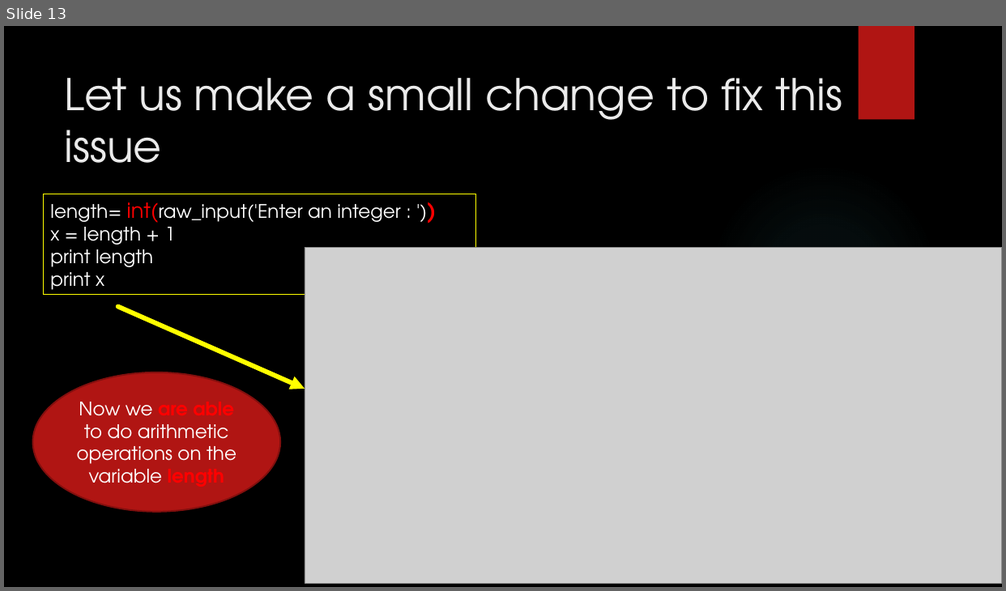
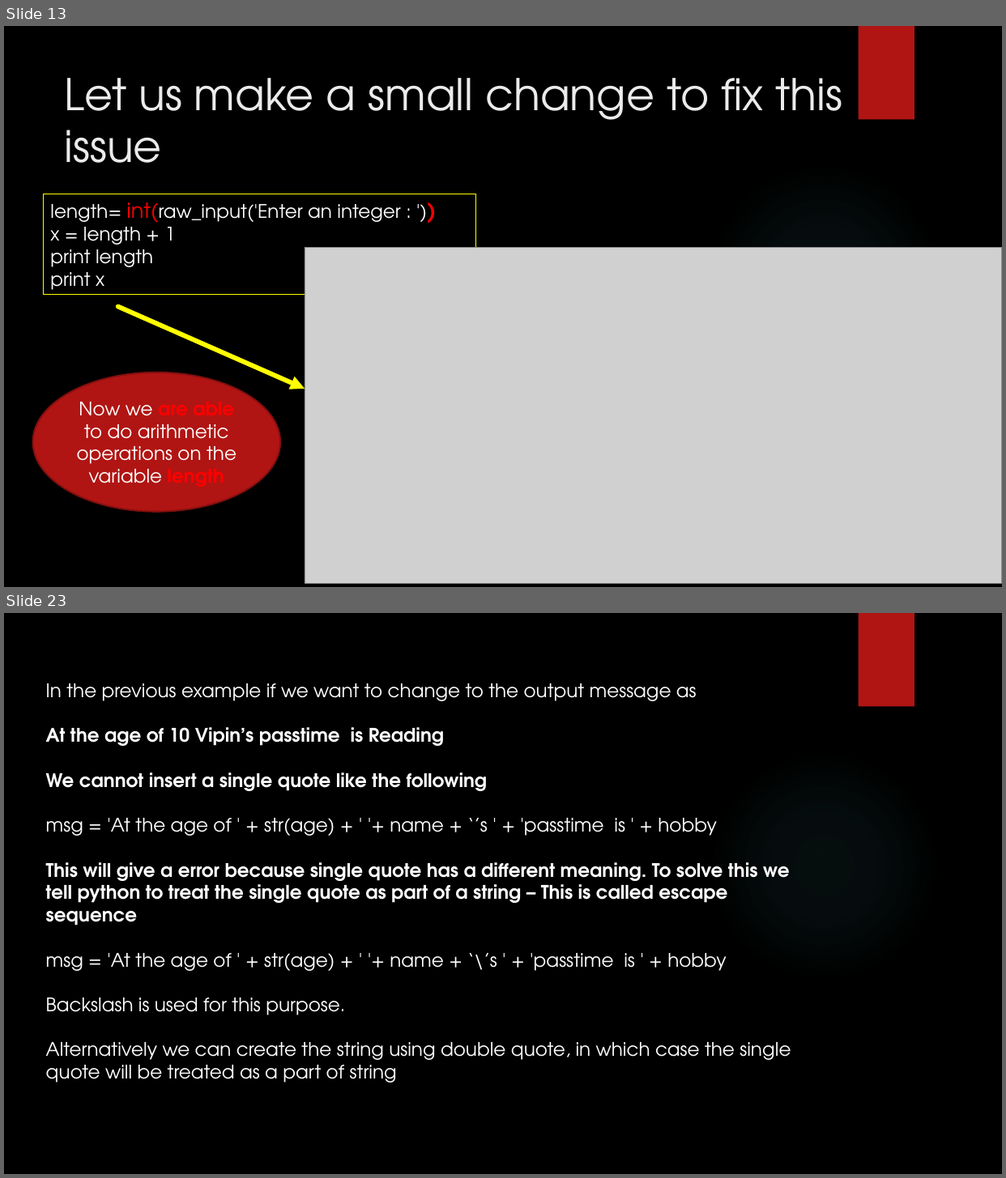
Before and after one commit to girishsukukumar/python, a slide deck: 2. Python.pptx. Shown one above the other, each under a label of ours: slide 13 before the commit, slides 13 and 23 after it; the slides between them are not shown. The pictures are 1006x591 and 1006x1178 pixels, drawn with LibreOffice and Linux fonts; fonts in the diff are those of the drawing; grey boxes stand for pictures; background and template pictures are left out. Boxes give left, top, right and bottom in pixels: in the first picture for what was removed or moved away, otherwise in the second. Text is boxed around its words. In the diff, an @@ line names an element or a change of style, - is before the commit and + after.

```diff
--- a/2. Python.pptx
+++ b/2. Python.pptx
@@ slide 23 added at (4,613,1002,1174), background picture (left out); not listed: 2 template elements that a slide beside it also shows @@
@@ text added at (46,683,791,1083), 18 pt, text #FFFFFF @@
+In the previous example if we want to change to the output message as
+At the age of 10 Vipin’s passtime is Reading
+We cannot insert a single quote like the following
+msg = 'At the age of ' + str(age) + ' '+ name + ‘’s ' + 'passtime is ' + hobby
+This will give a error because single quote has a different meaning. To solve this we tell python to treat the single quote as part of a string – This is called escape sequence
+msg = 'At the age of ' + str(age) + ' '+ name + ‘\’s ' + 'passtime is ' + hobby
+Backslash is used for this purpose.
+Alternatively we can create the string using double quote, in which case the single quote will be treated as a part of string
```
Also in this commit, not shown: 10 other slides added, 1 other file.
